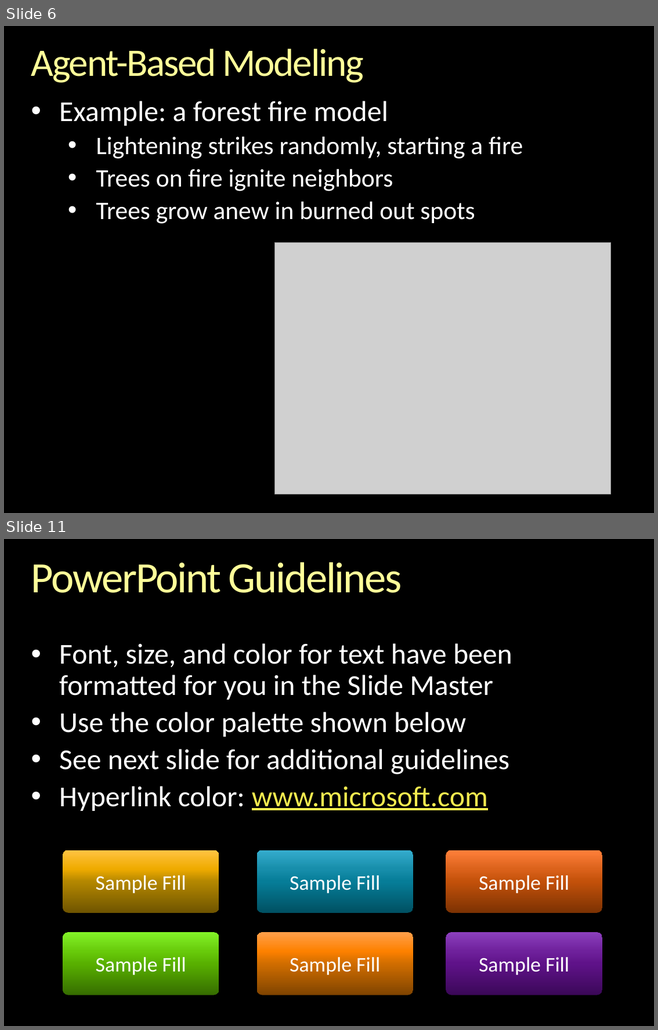
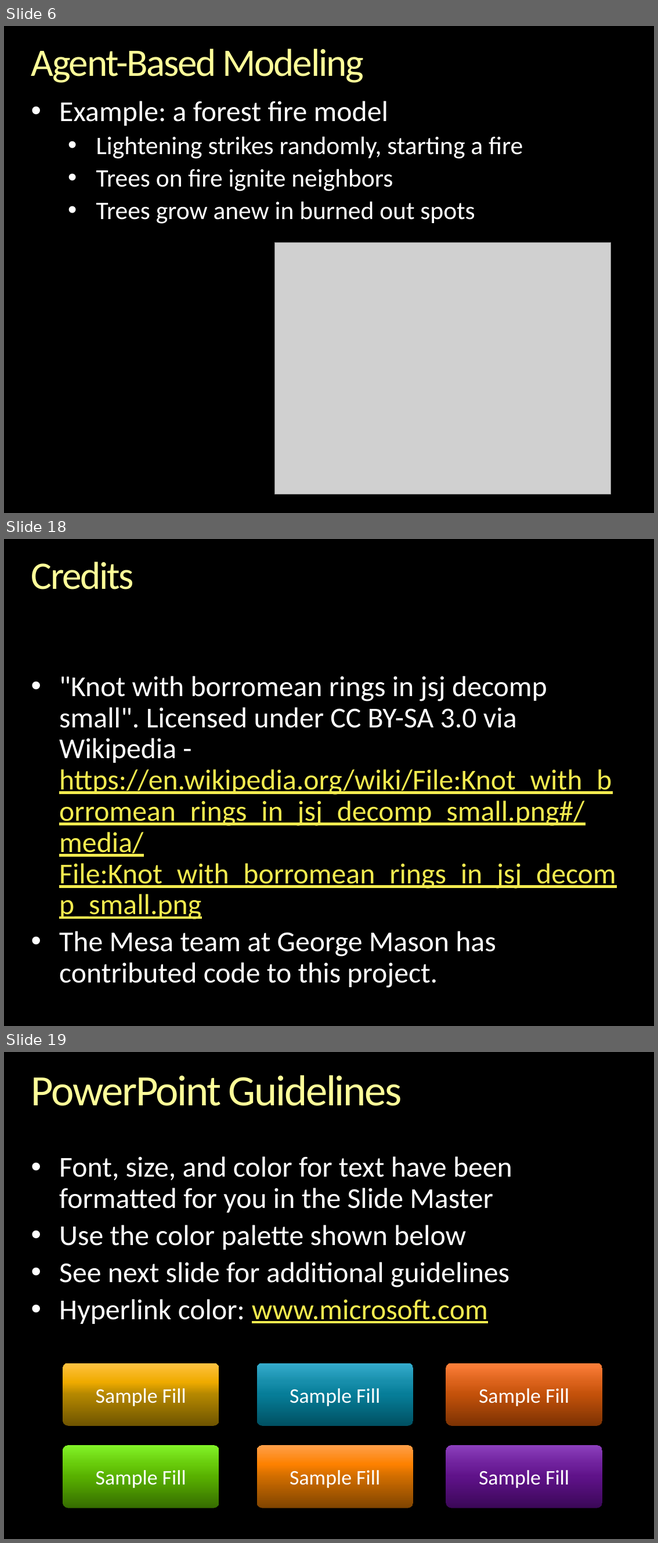
Before and after one commit to gcallah/indras_net, a slide deck: docs/GenericProgrammingAndABM.pptx. Shown one above the other, each under a label of ours: slides 6 and 11 before the commit, slides 6, 18 and 19 after it; the slides between them are not shown. The pictures are 658x1030 and 658x1543 pixels, drawn with LibreOffice and Linux fonts; fonts in the diff are those of the drawing; grey boxes stand for pictures; background and template pictures are left out. Boxes give left, top, right and bottom in pixels: in the first picture for what was removed or moved away, otherwise in the second. Text is boxed around its words. In the diff, an @@ line names an element or a change of style, - is before the commit and + after.

```diff
--- a/docs/GenericProgrammingAndABM.pptx
+++ b/docs/GenericProgrammingAndABM.pptx
@@ slide 18 added at box(4, 539, 654, 1026), background picture (left out) @@
@@ title added at box(31, 562, 134, 589), 43.2 pt, text gradient #FFFFB9 to #FFFF99 to #F6AE1E @@
+Credits
@@ text added at box(59, 676, 615, 988), 32 pt, text #F3EB4F, underline @@
+• "Knot with borromean rings in jsj decomp small". Licensed under CC BY-SA 3.0 via Wikipedia - https://en.wikipedia.org/wiki/File:Knot_with_borromean_rings_in_jsj_decomp_small.png#/media/File:Knot_with_borromean_rings_in_jsj_decomp_small.png
+• The Mesa team at George Mason has contributed code to this project.
@@ what was slide 11 is now slide 19 @@
```
Also in this commit, not shown: 3 slides changed, 9 other slides added, 5 slides removed.
